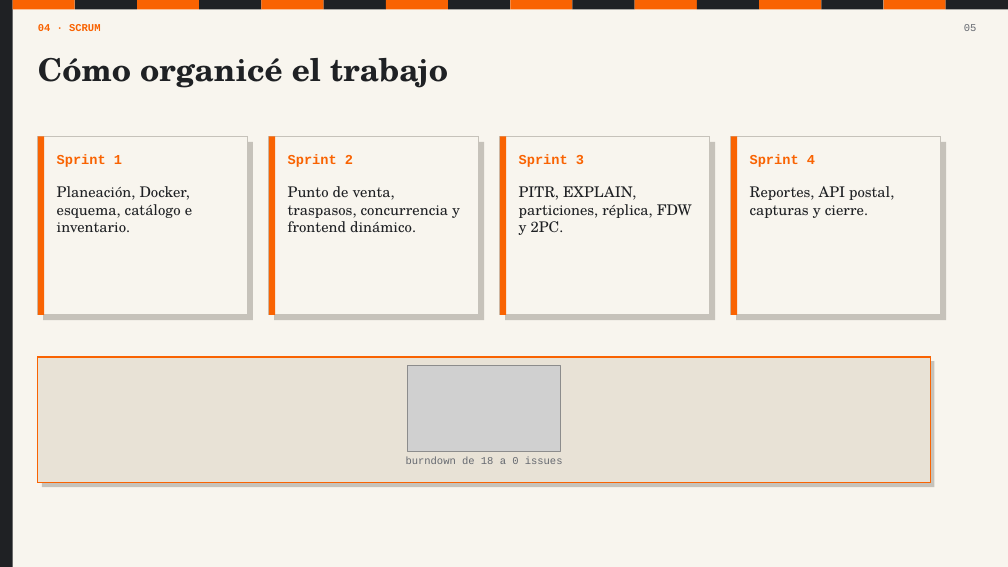
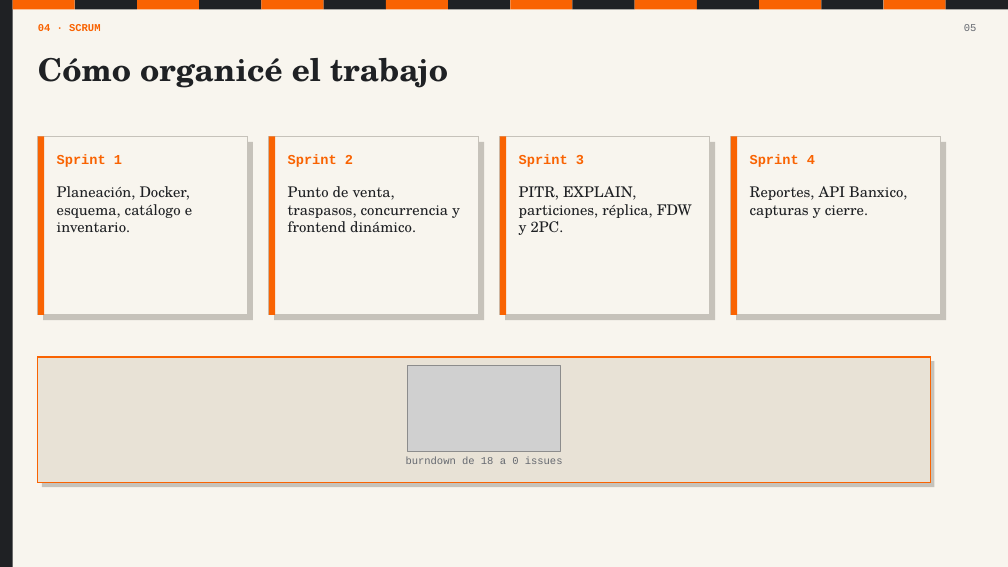
Before and after one commit to angelgael10/ferreteria-pos, a slide deck: slide 5 of docs/presentacion/Defensa_ferreteria_POS.pptx. Drawn at 1008x567 pixels with LibreOffice and Linux fonts; fonts in the diff are those of the drawing; grey boxes stand for pictures. Boxes give left, top, right and bottom in pixels: in the first picture for what was removed or moved away, otherwise in the second. Text is boxed around its words. In the diff, an @@ line names an element or a change of style, - is before the commit and + after.

Commit message:
feat: integrar API externa de Banxico

```diff
--- a/docs/presentacion/Defensa_ferreteria_POS.pptx
+++ b/docs/presentacion/Defensa_ferreteria_POS.pptx
@@ text at <box>750,186,907,218</box>: text changed @@
-Reportes, API postal, capturas y cierre.
+Reportes, API Banxico, capturas y cierre.
```
Also in this commit, not shown: 3 other slides changed, 35 other files.
